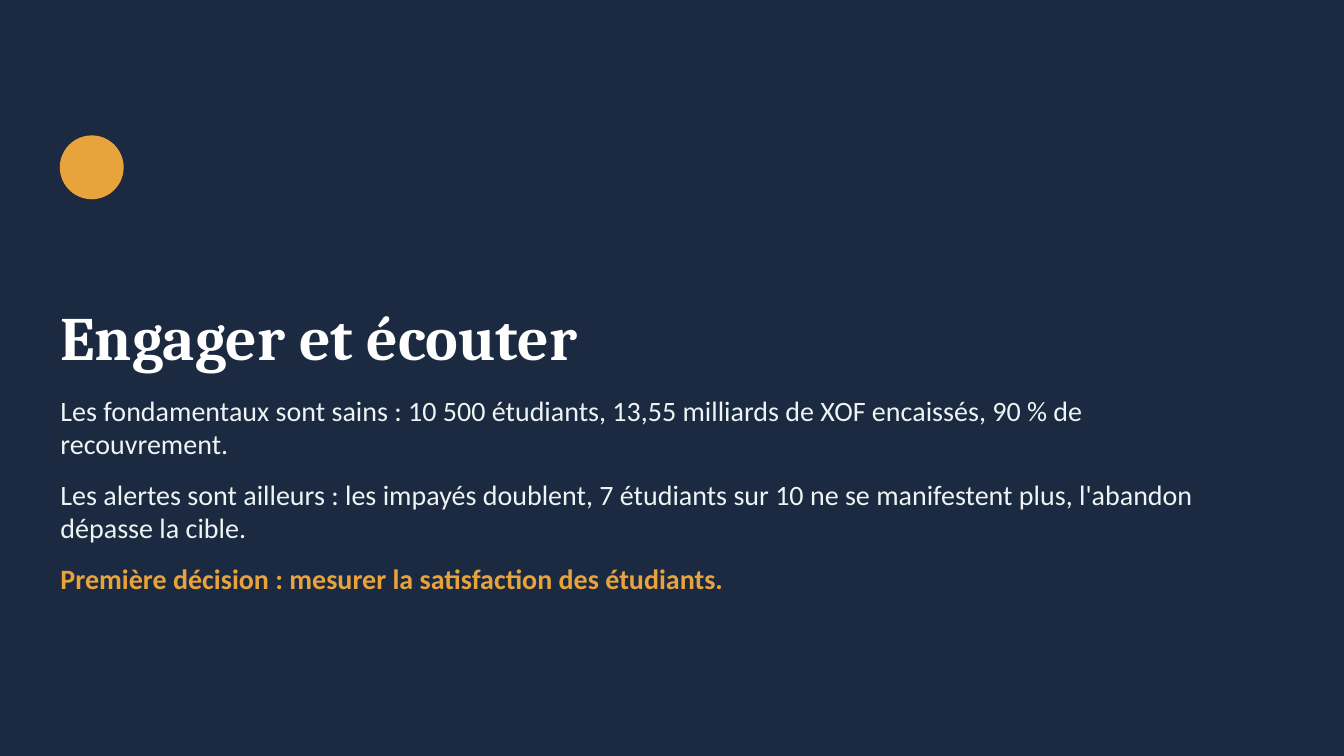
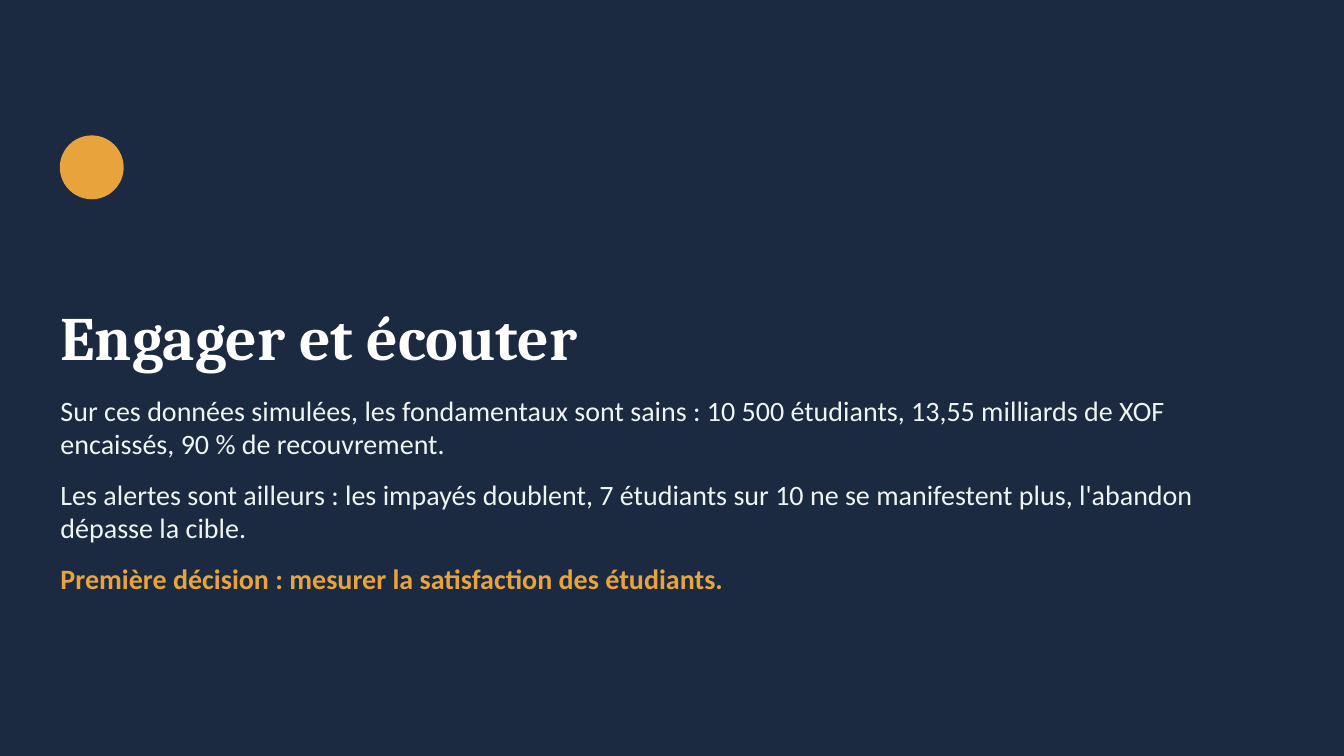
Before and after one commit to NdeyePendaSarr/edusmart-decision-platform, a slide deck: slide 21 of presentation/EduSmart_presentation.pptx. Drawn at 1344x756 pixels with LibreOffice and Linux fonts; fonts in the diff are those of the drawing. Boxes give left, top, right and bottom in pixels: in the first picture for what was removed or moved away, otherwise in the second. Text is boxed around its words. In the diff, an @@ line names an element or a change of style, - is before the commit and + after.

```diff
--- a/presentation/EduSmart_presentation.pptx
+++ b/presentation/EduSmart_presentation.pptx
@@ text at [60, 401, 1164, 458]: text changed @@
-Les fondamentaux sont sains : 10 500 étudiants, 13,55 milliards de XOF encaissés, 90 % de recouvrement.
+Sur ces données simulées, les fondamentaux sont sains : 10 500 étudiants, 13,55 milliards de XOF encaissés, 90 % de recouvrement.
```
Also in this commit, not shown: 2 other slides changed.
